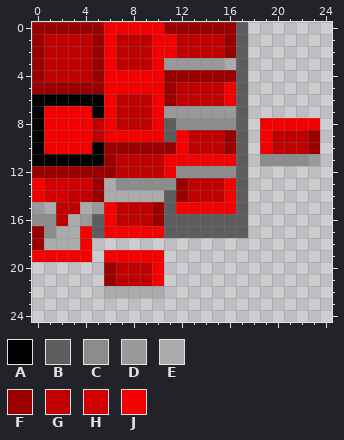
Two states of a pixel-art sprite, assets/infinity/textures/models/nano_gauntlet.png. The picture above was drawn from the file before the commit.
The file is 32x32 pixels. Shown: x 0..24, y 0..24.
Palette (. is transparent): A #000000  B #5d5d5d  C #8c8c8c  D #999999  E #ababab  F #9a0000  G #bf0000  H #d20000  J #f30000
After:
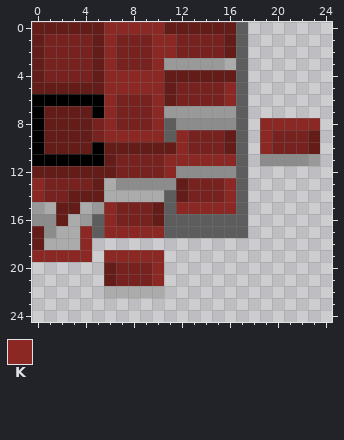
Colours new in this view: K #8c2824
From old to new:
@@ palette @@
-F #9a0000
+F #641c19
-G #bf0000
+G #78221f
@@ x 0..24 @@
- 0 FFFFFFJJJJJFFFFFFB.......
- 1 FGGGGFJGGGJJGGGGFB.......
- 2 FGGGGFJGGGJJGGGGFB.......
- 3 FGGGGFJGGGJDDDDDEB.......
- 4 FGGGGFJJJJJFFFFFFB.......
- 5 FFFFFFJJJJJFGGGGJB.......
- 6 AAAAAAJGGGJFGGGGJB.......
- 7 AJJJJAJGGGJDDDDDDB.......
- 8 AJJJJGJGGGJBCCCCCB.JJJJJ.
- 9 AJJJJGJJJJJBJGGGFB.JGGGF.
-10 AJJJJAFFFFFFJGGGFB.JGGGF.
-11 AAAAAAFGGGGJJJJJJB.CCCCD.
-12 FFFFFFFGGGGJCCCCCB.......
-13 JHHHHFECCCCCFGGGJB.......
-14 JHHGGFEEEEEBFGGGJB.......
-15 DEGGEDJGGGFBJJJJJB.......
-16 CCGEDBJGGGFBBBBBBB.......
-17 FCEEJBJJJJJBBBBBBB.......
-18 FEEEJ....................
-19 JJJJJ.JJJJJ..............
-20 ......FGGGJ..............
-21 ......FGGGJ..............
+ 0 FFFFFFKKKKKFFFFFFB.......
+ 1 FGGGGFKGGGKKGGGGFB.......
+ 2 FGGGGFKGGGKKGGGGFB.......
+ 3 FGGGGFKGGGKDDDDDEB.......
+ 4 FGGGGFKKKKKFFFFFFB.......
+ 5 FFFFFFKKKKKFGGGGKB.......
+ 6 AAAAAAKGGGKFGGGGKB.......
+ 7 AFFFFAKGGGKDDDDDDB.......
+ 8 AFFFFGKGGGKBCCCCCB.KKKKK.
+ 9 AFFFFGKKKKKBKGGGFB.KGGGF.
+10 AFFFFAFFFFFFKGGGFB.KGGGF.
+11 AAAAAAFGGGGKKKKKKB.CCCCD.
+12 FFFFFFFGGGGKCCCCCB.......
+13 KGGGGFECCCCCFGGGKB.......
+14 KGGFFFEEEEEBFGGGKB.......
+15 DEFFEDKGGGFBKKKKKB.......
+16 CCFEDBKGGGFBBBBBBB.......
+17 FCEEKBKKKKKBBBBBBB.......
+18 FEEEK....................
+19 KKKKK.KKKKK..............
+20 ......FGGGK..............
+21 ......FGGGK..............
 22 ......EEEEE..............
Boxes around the changes in both pictures, in picture pixels (x1, y1, x2, y2):
changed: (32, 22, 320, 286)
